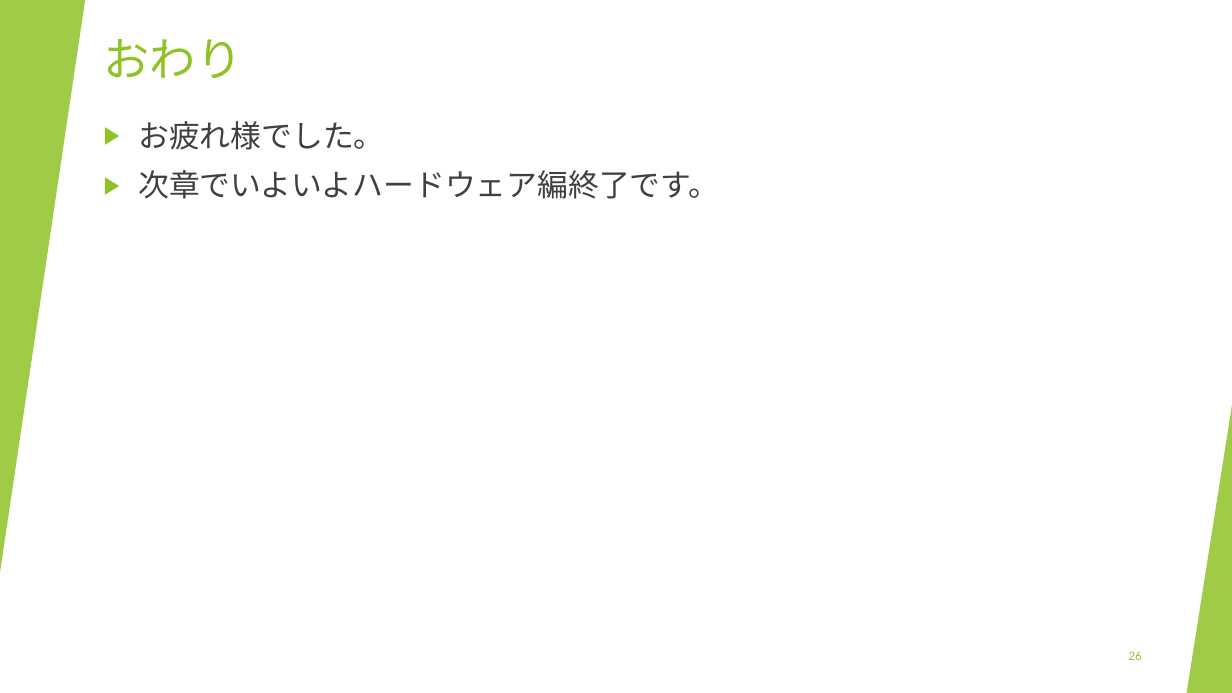
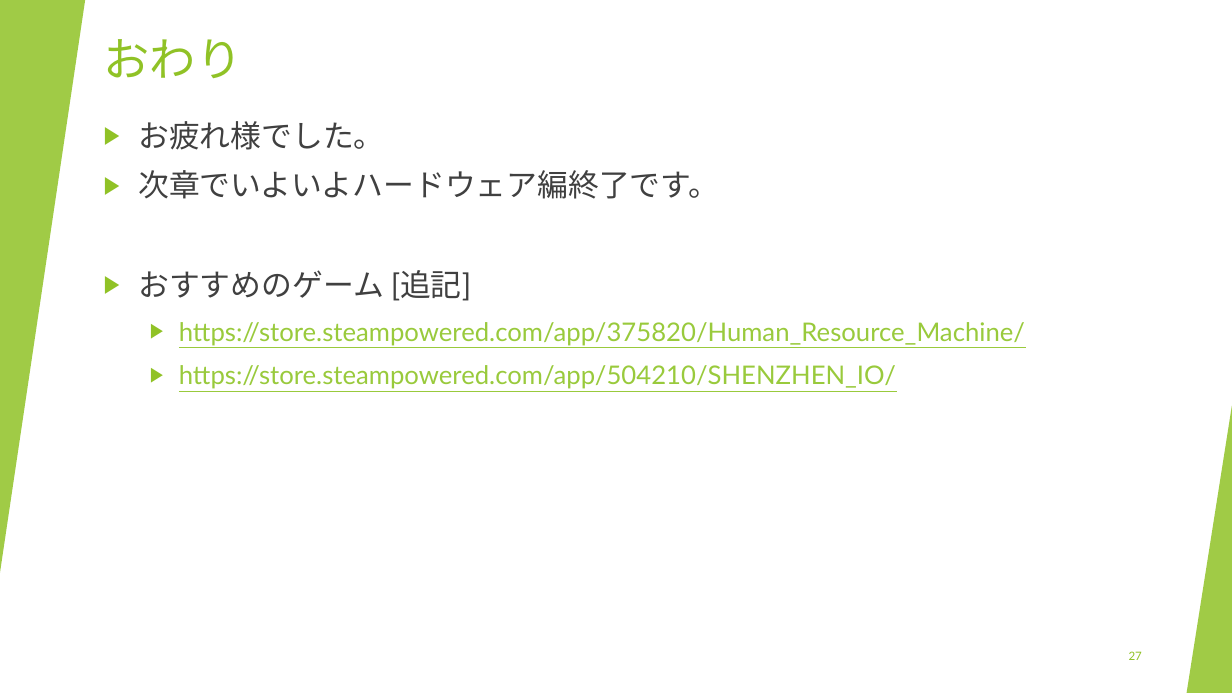
Before and after one commit to lulichn/slides.lulichn.net, a slide deck: slide 27 of slides/nand2tetris/04.pptx (slide 26 before the commit). Drawn at 1232x693 pixels with LibreOffice and Linux fonts; fonts in the diff are those of the drawing. Boxes give left, top, right and bottom in pixels: in the first picture for what was removed or moved away, otherwise in the second. Text is boxed around its words. In the diff, an @@ line names an element or a change of style, - is before the commit and + after.

```diff
--- a/slides/nand2tetris/04.pptx
+++ b/slides/nand2tetris/04.pptx
@@ text at (138, 270, 1025, 389): paragraphs added @@
+▶ おすすめのゲーム [追記]
+  ▶ https://store.steampowered.com/app/375820/Human_Resource_Machine/
+  ▶ https://store.steampowered.com/app/504210/SHENZHEN_IO/
@@ page number at (1129, 651, 1142, 660): text changed @@
-26
+27
```
Also in this commit, not shown: 2 other slides changed, 2 slides added, 1 other file.
